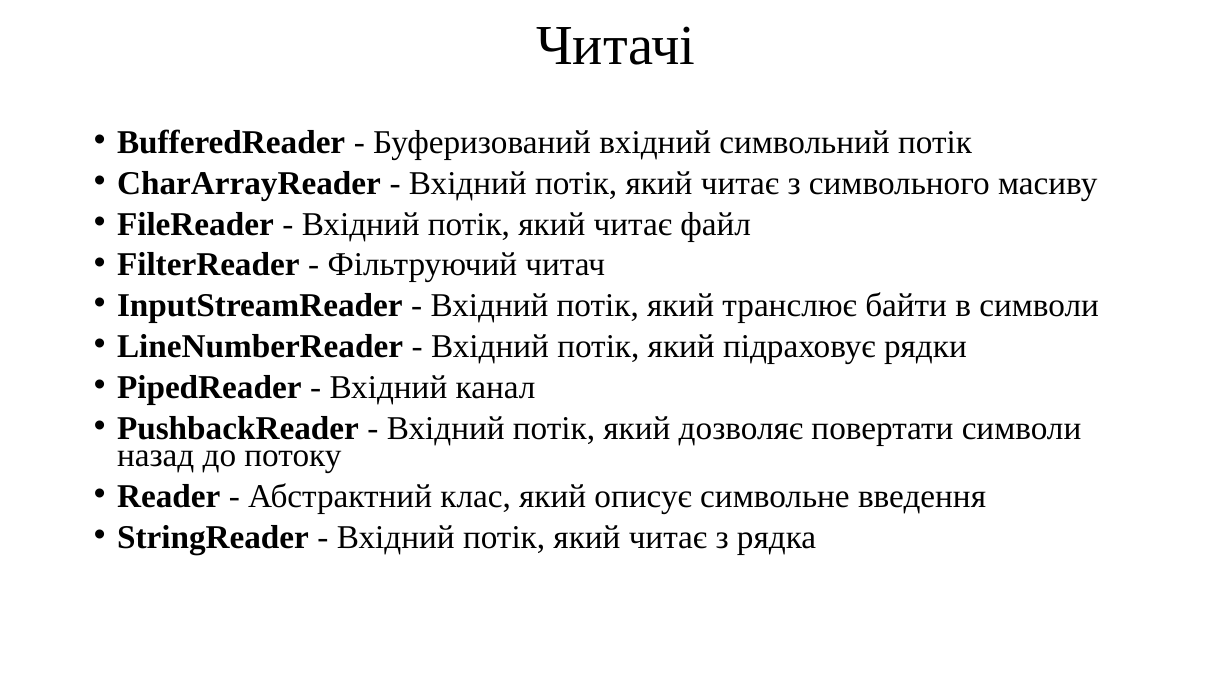
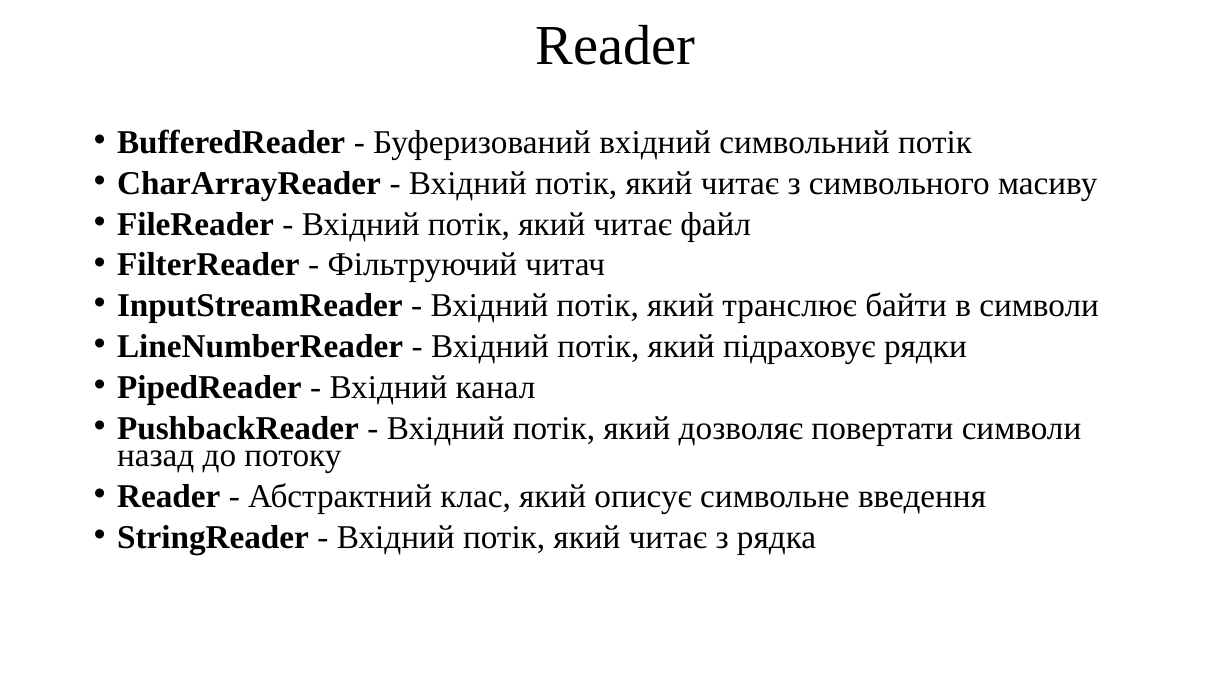
Before and after one commit to arg3ntuum/JavaCourse, a slide deck: slide 18 of Java Урок 25-26 IO. Робота з файловою системою.pptx. Drawn at 1232x693 pixels with LibreOffice and Linux fonts; fonts in the diff are those of the drawing. Boxes give left, top, right and bottom in pixels: in the first picture for what was removed or moved away, otherwise in the second. Text is boxed around its words. In the diff, an @@ line names an element or a change of style, - is before the commit and + after.

```diff
--- a/Java Урок 25-26 IO. Робота з файловою системою.pptx
+++ b/Java Урок 25-26 IO. Робота з файловою системою.pptx
@@ title at box(536, 24, 696, 65): text changed @@
-Читачі
+Reader
```
Also in this commit, not shown: 1 other slide changed, 10 other files.
